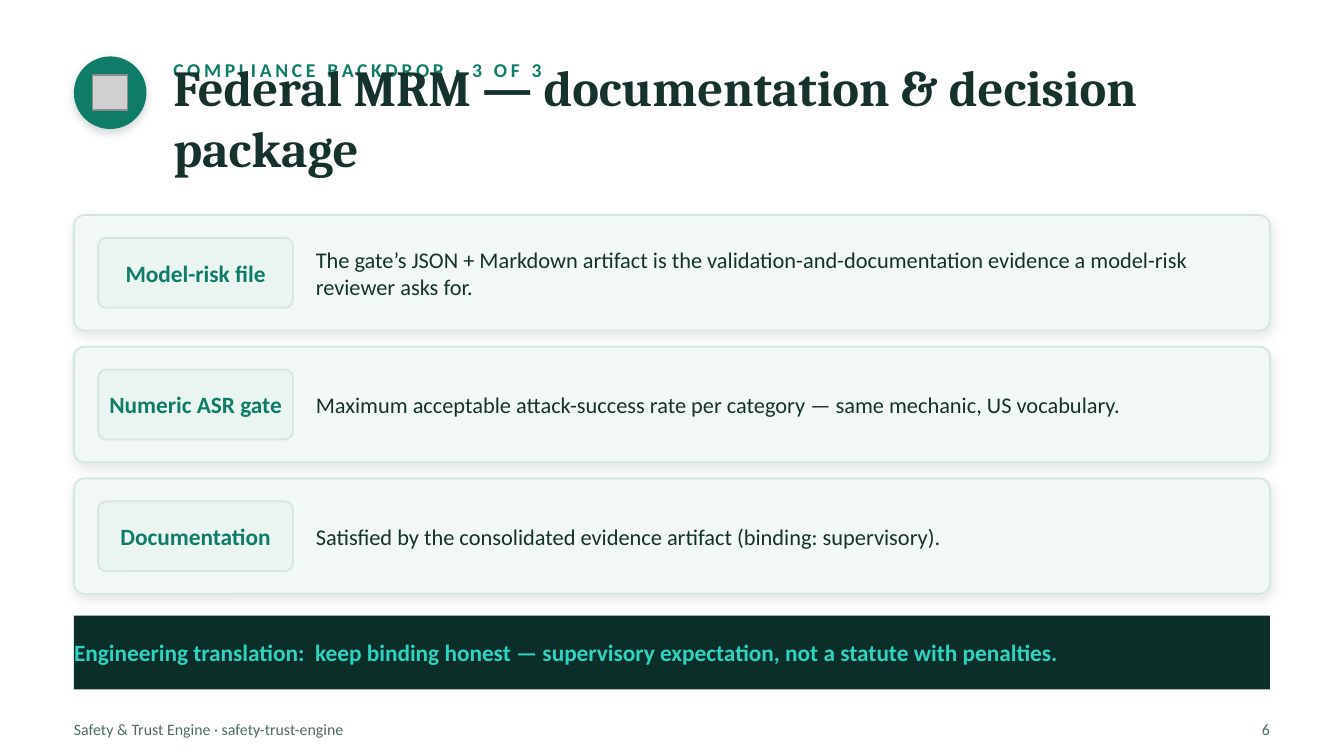
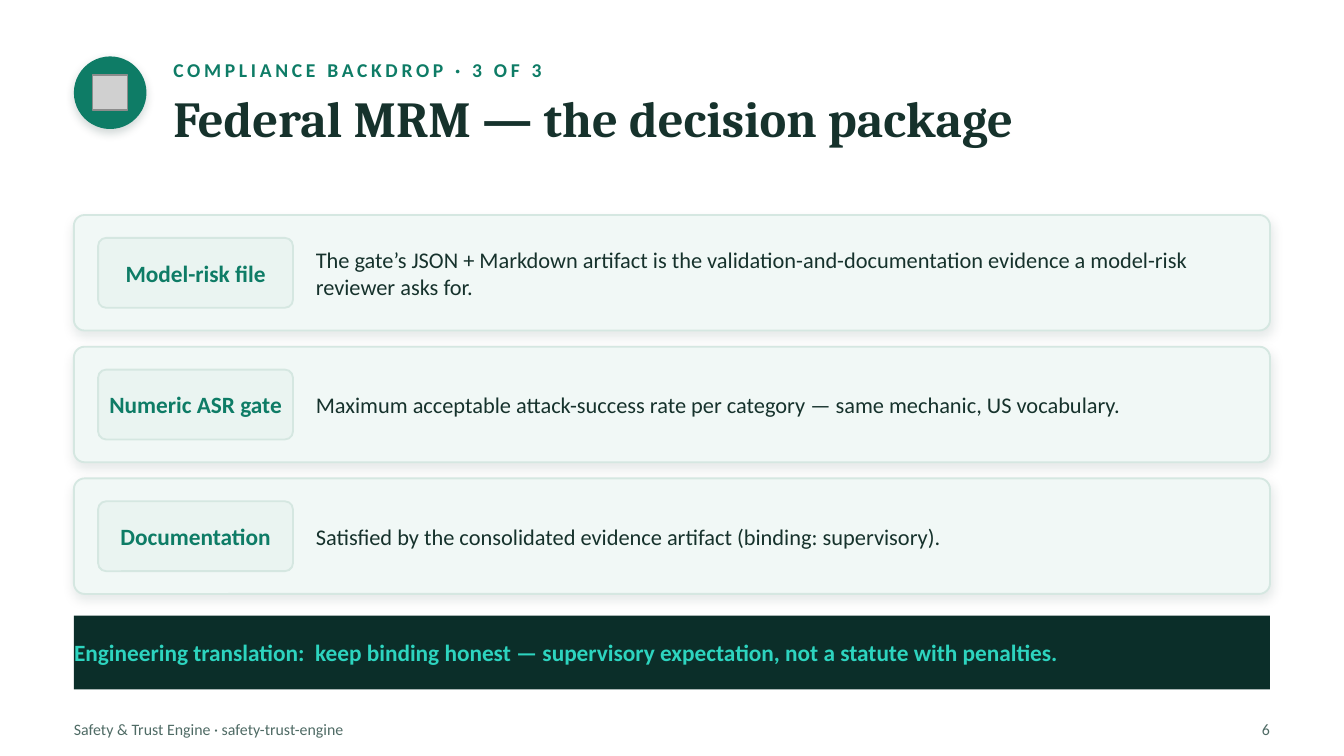
Before and after one commit to olonok69/safety-trust-engine, a slide deck: slide 6 of docs/Safety_and_Trust_Engine_US.pptx. Drawn at 1344x756 pixels with LibreOffice and Linux fonts; fonts in the diff are those of the drawing; grey boxes stand for pictures. Boxes give left, top, right and bottom in pixels: in the first picture for what was removed or moved away, otherwise in the second. Text is boxed around its words. In the diff, an @@ line names an element or a change of style, - is before the commit and + after.

```diff
--- a/docs/Safety_and_Trust_Engine_US.pptx
+++ b/docs/Safety_and_Trust_Engine_US.pptx
@@ text at (x1=173, y1=102, x2=1013, y2=148): text changed @@
-Federal MRM — documentation & decision package
+Federal MRM — the decision package
```
Also in this commit, not shown: 4 other slides changed, 4 other files.
